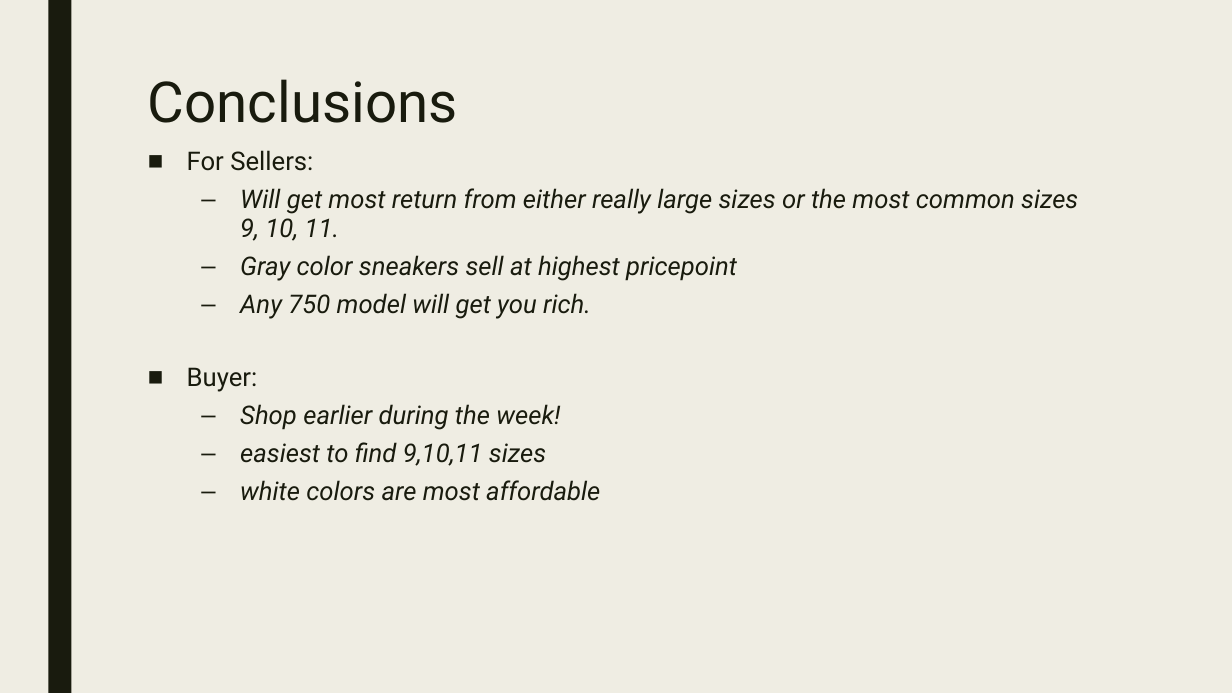
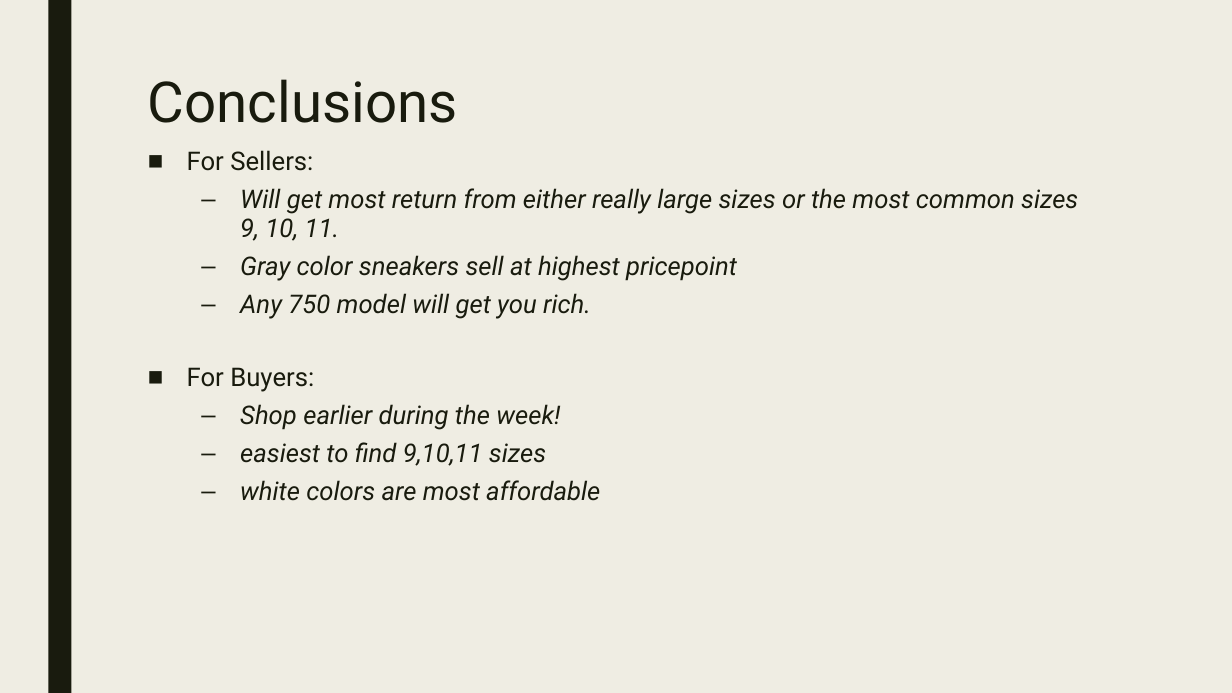
Before and after one commit to joshyoon/SneakerResellData, a slide deck: slide 17 of YeezyData.pptx. Drawn at 1232x693 pixels with LibreOffice and Linux fonts; fonts in the diff are those of the drawing. Boxes give left, top, right and bottom in pixels: in the first picture for what was removed or moved away, otherwise in the second. Text is boxed around its words. In the diff, an @@ line names an element or a change of style, - is before the commit and + after.

```diff
--- a/YeezyData.pptx
+++ b/YeezyData.pptx
@@ text at [187, 367, 314, 392]: text changed @@
-■ Buyer:
+■ For Buyers:
```
Also in this commit, not shown: 3 other slides changed, 1 other file.
